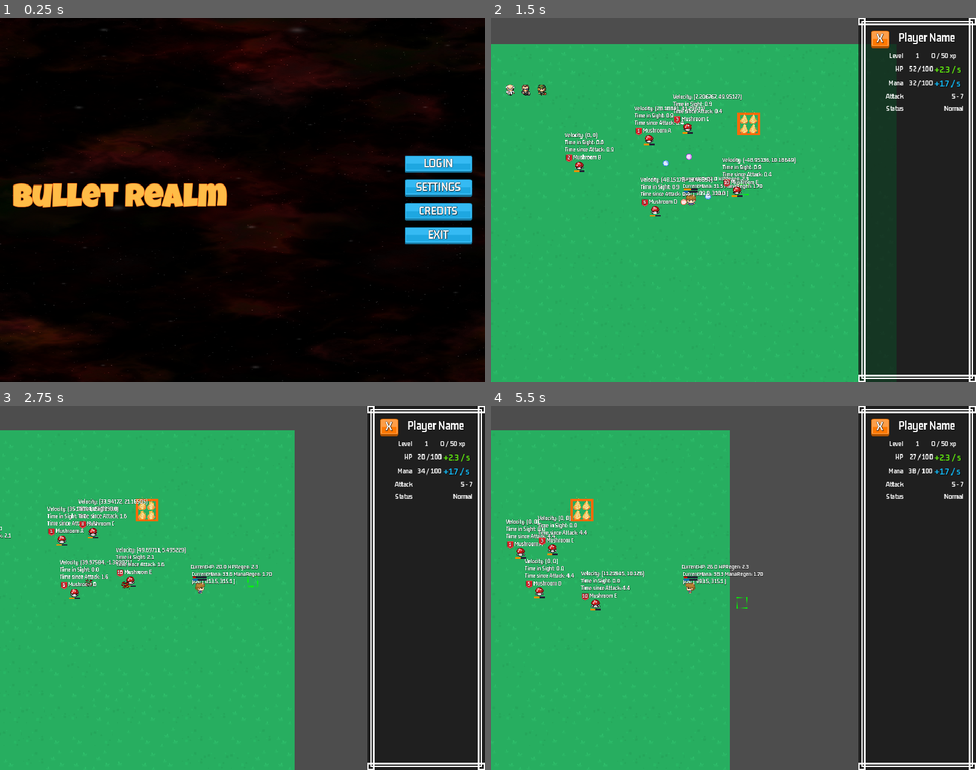
Above: before the commit, frames 1-4 (two rows, left to right).
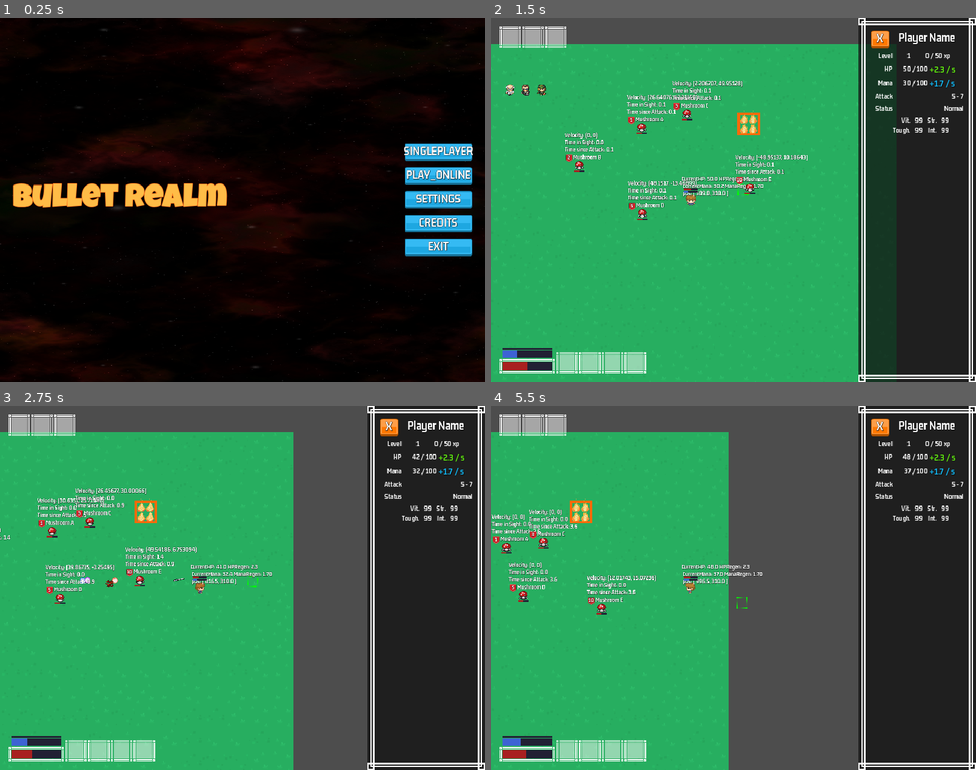
Above: after the commit, the same moments.

Repository: HelloImKevo/GodotGames
Game: Godot game, scene res://main_login/main_login.tscn
The game is run twice, just before and just after one commit, with the same random seed, the same clock (stepped at 60 frames per second) and the same inputs.
Inputs (mouse positions are in pixels of both pictures, inside the frame that each line leads up to):
- Up to frame 1 (0.25 s): no input
- Up to frame 2 (1.5 s): click (927, 163) at 0.5 s, where only the run before the commit has a clickable "LOGIN"; click (927, 152) at 1.25 s, where only the run after the commit has a clickable "SINGLEPLAYER"
- Up to frame 3 (2.75 s): move the mouse to (349, 569) at 2.02 s; hold D (move_right) from 2.03 s (still down); click (349, 569) at 2.17 s
- Up to frame 4 (5.5 s): move the mouse to (636, 606) at 2.77 s; release D (move_right) at 2.78 s; hold S (move_down) 2.78-3.53 s; move the mouse to (782, 507) at 3.52 s; hold D (move_right) 3.53-4.28 s; move the mouse to (709, 660) at 4.27 s; hold W (move_up) 4.28-5.03 s; click (709, 660) at 4.42 s; move the mouse to (879, 642) at 5.02 s; hold A (move_left) from 5.03 s (still down)

The runs differ from the first frame. In frame 1, 3.5% of the frame differs, in the area x 83-98%, y 34-66%; in frame 2, 5.9%; in frame 3, 6.3%, in the area x 0-97%, y 2-100%; in frame 4, 6.0%.

Commit message:
[Bullet] Build out skeleton Player GUI and update Resource Bars

Diff:
--- a/BulletRealm/core/attributes.gd
+++ b/BulletRealm/core/attributes.gd
@@ -100,6 +100,14 @@
 	return stat(LEVEL)
 
 
+func current_exp() -> int:
+	return stat(CURRENT_EXP)
+
+
+func exp_required_next_level() -> int:
+	return stat(EXP_REQUIRED_NEXT_LEVEL)
+
+
 ## Returns this unit's current HP snapped to the nearest whole number. Do not use this
 ## to apply "over time" effects!
 func current_hp() -> float:
--- a/BulletRealm/enemies/enemy.tscn
+++ b/BulletRealm/enemies/enemy.tscn
@@ -120,6 +120,8 @@
 offset_top = 14.0
 offset_right = 15.0
 offset_bottom = 18.0
+value = 100.0
+tint_progress = Color(0.698039, 0.133333, 0.133333, 1)
 
 [node name="Sound" type="AudioStreamPlayer2D" parent="."]
 stream = ExtResource("8_8yx6e")
--- /dev/null
+++ b/BulletRealm/gui/player_gui.gd
@@ -0,0 +1,20 @@
+class_name PlayerGUI
+extends CanvasLayer
+
+
+@onready var player_status_panel: PlayerStatusPanel = $PlayerStatusPanel
+
+@onready var health_bar = $MC/ResourceBars/MC/VB/HealthBar
+@onready var mana_bar = $MC/ResourceBars/MC/VB/ManaBar
+@onready var exp_bar = $MC/ResourceBars/MC/VB/ExpBar
+
+
+func get_status_panel() -> PlayerStatusPanel:
+	return player_status_panel
+
+
+func update_resources(health, mana, xp: int, xp_required_next_level: int) -> void:
+	health_bar.set_amount(health)
+	mana_bar.set_amount(mana)
+	exp_bar.max_value = xp_required_next_level
+	exp_bar.set_amount(xp)
--- /dev/null
+++ b/BulletRealm/gui/player_gui.tscn
@@ -0,0 +1,182 @@
+[gd_scene load_steps=6 format=3 uid="uid://dlpyen6x2ddq7"]
+
+[ext_resource type="PackedScene" uid="uid://c5rh3dnpx1bcx" path="res://gui/player_status_panel.tscn" id="1_2tfq3"]
+[ext_resource type="Script" path="res://gui/player_gui.gd" id="1_igdqm"]
+[ext_resource type="Theme" uid="uid://ct1s5ffx8uncc" path="res://gui/default_gui_theme.tres" id="2_jf6ei"]
+[ext_resource type="Texture2D" uid="uid://dnl626nw5ectp" path="res://assets/ui/panel-transparent-center-004.png" id="4_q5nqb"]
+[ext_resource type="PackedScene" uid="uid://8nk1ej5opphj" path="res://gui/resource_bar.tscn" id="5_axv3e"]
+
+[node name="PlayerGUI" type="CanvasLayer"]
+script = ExtResource("1_igdqm")
+
+[node name="PlayerStatusPanel" parent="." instance=ExtResource("1_2tfq3")]
+
+[node name="MC" type="MarginContainer" parent="."]
+anchors_preset = 15
+anchor_right = 1.0
+anchor_bottom = 1.0
+grow_horizontal = 2
+grow_vertical = 2
+theme = ExtResource("2_jf6ei")
+theme_override_constants/margin_left = 24
+theme_override_constants/margin_top = 24
+theme_override_constants/margin_right = 24
+theme_override_constants/margin_bottom = 24
+
+[node name="BuffIcons" type="HBoxContainer" parent="MC"]
+layout_mode = 2
+size_flags_horizontal = 0
+size_flags_vertical = 0
+
+[node name="Action5" type="NinePatchRect" parent="MC/BuffIcons"]
+custom_minimum_size = Vector2(60, 60)
+layout_mode = 2
+size_flags_horizontal = 0
+size_flags_vertical = 8
+texture = ExtResource("4_q5nqb")
+patch_margin_left = 8
+patch_margin_top = 8
+patch_margin_right = 8
+patch_margin_bottom = 8
+
+[node name="Action6" type="NinePatchRect" parent="MC/BuffIcons"]
+custom_minimum_size = Vector2(60, 60)
+layout_mode = 2
+size_flags_horizontal = 0
+size_flags_vertical = 8
+texture = ExtResource("4_q5nqb")
+patch_margin_left = 8
+patch_margin_top = 8
+patch_margin_right = 8
+patch_margin_bottom = 8
+
+[node name="Action7" type="NinePatchRect" parent="MC/BuffIcons"]
+custom_minimum_size = Vector2(60, 60)
+layout_mode = 2
+size_flags_horizontal = 0
+size_flags_vertical = 8
+texture = ExtResource("4_q5nqb")
+patch_margin_left = 8
+patch_margin_top = 8
+patch_margin_right = 8
+patch_margin_bottom = 8
+
+[node name="ResourceBarBackgrounds" type="VBoxContainer" parent="MC"]
+layout_mode = 2
+size_flags_horizontal = 0
+size_flags_vertical = 8
+theme_override_constants/separation = 0
+
+[node name="HealthBarBG" type="NinePatchRect" parent="MC/ResourceBarBackgrounds"]
+custom_minimum_size = Vector2(156, 40)
+layout_mode = 2
+size_flags_horizontal = 0
+size_flags_vertical = 8
+texture = ExtResource("4_q5nqb")
+patch_margin_left = 8
+patch_margin_top = 8
+patch_margin_right = 8
+patch_margin_bottom = 8
+
+[node name="ResourceBars" type="VBoxContainer" parent="MC"]
+layout_mode = 2
+size_flags_horizontal = 0
+size_flags_vertical = 8
+
+[node name="MC" type="MarginContainer" parent="MC/ResourceBars"]
+layout_mode = 2
+size_flags_horizontal = 0
+size_flags_vertical = 8
+theme_override_constants/margin_left = 8
+theme_override_constants/margin_top = 8
+theme_override_constants/margin_right = 8
+theme_override_constants/margin_bottom = 8
+
+[node name="VB" type="VBoxContainer" parent="MC/ResourceBars/MC"]
+layout_mode = 2
+theme_override_constants/separation = 0
+
+[node name="ExpBar" parent="MC/ResourceBars/MC/VB" instance=ExtResource("5_axv3e")]
+custom_minimum_size = Vector2(140, 6)
+layout_mode = 2
+size_flags_horizontal = 0
+size_flags_vertical = 8
+value = 100.0
+tint_progress = Color(1, 1, 0, 1)
+style = 2
+
+[node name="Spacer2" type="Control" parent="MC/ResourceBars/MC/VB"]
+custom_minimum_size = Vector2(2.08165e-12, 2)
+layout_mode = 2
+
+[node name="ManaBar" parent="MC/ResourceBars/MC/VB" instance=ExtResource("5_axv3e")]
+custom_minimum_size = Vector2(140, 20)
+layout_mode = 2
+size_flags_horizontal = 0
+size_flags_vertical = 8
+value = 100.0
+tint_progress = Color(0.254902, 0.411765, 0.882353, 1)
+style = 1
+
+[node name="Spacer" type="Control" parent="MC/ResourceBars/MC/VB"]
+custom_minimum_size = Vector2(2.08165e-12, 12)
+layout_mode = 2
+
+[node name="HealthBar" parent="MC/ResourceBars/MC/VB" instance=ExtResource("5_axv3e")]
+custom_minimum_size = Vector2(140, 24)
+layout_mode = 2
+size_flags_horizontal = 0
+size_flags_vertical = 8
+value = 100.0
+tint_progress = Color(0.698039, 0.133333, 0.133333, 1)
+
+[node name="ActionsContainer" type="MarginContainer" parent="MC"]
+layout_mode = 2
+theme_override_constants/margin_left = 160
+
+[node name="HB" type="HBoxContainer" parent="MC/ActionsContainer"]
+layout_mode = 2
+
+[node name="Action1" type="NinePatchRect" parent="MC/ActionsContainer/HB"]
+custom_minimum_size = Vector2(60, 60)
+layout_mode = 2
+size_flags_horizontal = 0
+size_flags_vertical = 8
+texture = ExtResource("4_q5nqb")
+patch_margin_left = 8
+patch_margin_top = 8
+patch_margin_right = 8
+patch_margin_bottom = 8
+
+[node name="Action2" type="NinePatchRect" parent="MC/ActionsContainer/HB"]
+custom_minimum_size = Vector2(60, 60)
+layout_mode = 2
+size_flags_horizontal = 0
+size_flags_vertical = 8
+texture = ExtResource("4_q5nqb")
+patch_margin_left = 8
+patch_margin_top = 8
+patch_margin_right = 8
+patch_margin_bottom = 8
+
+[node name="Action3" type="NinePatchRect" parent="MC/ActionsContainer/HB"]
+custom_minimum_size = Vector2(60, 60)
+layout_mode = 2
+size_flags_horizontal = 0
+size_flags_vertical = 8
+texture = ExtResource("4_q5nqb")
+patch_margin_left = 8
+patch_margin_top = 8
+patch_margin_right = 8
+patch_margin_bottom = 8
+
+[node name="Action4" type="NinePatchRect" parent="MC/ActionsContainer/HB"]
+custom_minimum_size = Vector2(60, 60)
+layout_mode = 2
+size_flags_horizontal = 0
+size_flags_vertical = 8
+texture = ExtResource("4_q5nqb")
+patch_margin_left = 8
+patch_margin_top = 8
+patch_margin_right = 8
+patch_margin_bottom = 8
--- a/BulletRealm/gui/player_status_panel.tscn
+++ b/BulletRealm/gui/player_status_panel.tscn
@@ -104,7 +104,7 @@
 layout_mode = 2
 
 [node name="Label2" type="Label" parent="PanelContainer/MC/VBoxStack/HB"]
-custom_minimum_size = Vector2(90, 2.08165e-12)
+custom_minimum_size = Vector2(60, 2.08165e-12)
 layout_mode = 2
 text = "Level"
 horizontal_alignment = 2
@@ -129,7 +129,7 @@
 layout_mode = 2
 
 [node name="Label2" type="Label" parent="PanelContainer/MC/VBoxStack/HB2"]
-custom_minimum_size = Vector2(90, 2.08165e-12)
+custom_minimum_size = Vector2(60, 2.08165e-12)
 layout_mode = 2
 text = "HP"
 horizontal_alignment = 2
@@ -153,7 +153,7 @@
 layout_mode = 2
 
 [node name="Label2" type="Label" parent="PanelContainer/MC/VBoxStack/HB4"]
-custom_minimum_size = Vector2(90, 2.08165e-12)
+custom_minimum_size = Vector2(60, 2.08165e-12)
 layout_mode = 2
 text = "Mana"
 horizontal_alignment = 2
@@ -178,7 +178,7 @@
 layout_mode = 2
 
 [node name="Label2" type="Label" parent="PanelContainer/MC/VBoxStack/HB5"]
-custom_minimum_size = Vector2(90, 2.08165e-12)
+custom_minimum_size = Vector2(60, 2.08165e-12)
 layout_mode = 2
 text = "Attack"
 horizontal_alignment = 2
@@ -204,7 +204,7 @@
 layout_mode = 2
 
 [node name="Label2" type="Label" parent="PanelContainer/MC/VBoxStack/HB6"]
-custom_minimum_size = Vector2(90, 2.08165e-12)
+custom_minimum_size = Vector2(60, 2.08165e-12)
 layout_mode = 2
 text = "Status"
 horizontal_alignment = 2
@@ -217,6 +217,63 @@
 text = "BURNING"
 horizontal_alignment = 2
 
+[node name="GridContainer" type="GridContainer" parent="PanelContainer/MC/VBoxStack"]
+layout_mode = 2
+size_flags_horizontal = 4
+columns = 4
+
+[node name="Label3" type="Label" parent="PanelContainer/MC/VBoxStack/GridContainer"]
+custom_minimum_size = Vector2(80, 2.08165e-12)
+layout_mode = 2
+text = "Vit."
+horizontal_alignment = 2
+vertical_alignment = 1
+
+[node name="Label4" type="Label" parent="PanelContainer/MC/VBoxStack/GridContainer"]
+custom_minimum_size = Vector2(40, 2.08165e-12)
+layout_mode = 2
+text = "99"
+horizontal_alignment = 1
+vertical_alignment = 1
+
+[node name="Label5" type="Label" parent="PanelContainer/MC/VBoxStack/GridContainer"]
+layout_mode = 2
+text = "Str."
+horizontal_alignment = 2
+vertical_alignment = 1
+
+[node name="Label6" type="Label" parent="PanelContainer/MC/VBoxStack/GridContainer"]
+custom_minimum_size = Vector2(40, 2.08165e-12)
+layout_mode = 2
+text = "99"
+horizontal_alignment = 1
+vertical_alignment = 1
+
+[node name="Label7" type="Label" parent="PanelContainer/MC/VBoxStack/GridContainer"]
+layout_mode = 2
+text = "Tough."
+horizontal_alignment = 2
+vertical_alignment = 1
+
+[node name="Label8" type="Label" parent="PanelContainer/MC/VBoxStack/GridContainer"]
+custom_minimum_size = Vector2(40, 2.08165e-12)
+layout_mode = 2
+text = "99"
+horizontal_alignment = 1
+vertical_alignment = 1
+
+[node name="Label9" type="Label" parent="PanelContainer/MC/VBoxStack/GridContainer"]
+layout_mode = 2
+text = "Int."
+horizontal_alignment = 2
+vertical_alignment = 1
+
+[node name="Label10" type="Label" parent="PanelContainer/MC/VBoxStack/GridContainer"]
+custom_minimum_size = Vector2(40, 2.08165e-12)
+layout_mode = 2
+text = "99"
+horizontal_alignment = 1
+vertical_alignment = 1
+
 [node name="Spacer" type="Control" parent="PanelContainer/MC/VBoxStack"]
 layout_mode = 2
-size_flags_vertical = 3
--- a/BulletRealm/gui/resource_bar.gd
+++ b/BulletRealm/gui/resource_bar.gd
@@ -1,3 +1,4 @@
+@tool
 class_name ResourceBar
 extends TextureProgressBar
 ## ResourceBar : A health or mana bar that can be associated with a Player or an Enemy.
@@ -8,9 +9,13 @@
 ## and programmatically update that way. Then, the parent global_rotation could
 ## be fixed to 0.
 
+enum Style { HEALTH, MANA, EXPERIENCE }
+
 ## Signal fired when the resource bar is empty. If the Health is empty, this
 ## could mean that the unit is dead.
 signal empty
+
+@export var style: Style = Style.HEALTH
 
 ## Threshold when the resource bar will change to a warning color.
 @export var level_low: int = 30
@@ -18,7 +23,6 @@
 @export var level_med: int = 65
 ## Starting resource amount, like HP or Mana.
 @export var start_amount: int = 100
-@export var fixed_color: Color = Color.BLACK
 
 const COLOR_DANGER: Color = Color("#cc0000")
 const COLOR_MIDDLE: Color = Color("#ff9900")
@@ -28,15 +32,25 @@
 func _ready():
 	max_value = start_amount
 	value = start_amount
-	set_color()
+	_apply_style_color()
 
 
+func _apply_style_color() -> void:
+	match (style):
+		Style.HEALTH:
+			tint_progress = Color.FIREBRICK
+		Style.MANA:
+			tint_progress = Color.ROYAL_BLUE
+		Style.EXPERIENCE:
+			tint_progress = Color.YELLOW
+
+
+## Legacy functionality - no longer used.
 func set_color() -> void:
-	if fixed_color != Color.BLACK:
-		#print("color is not black")
-		tint_progress = fixed_color
-		return
-
+	#if fixed_color != Color.BLACK:
+		##print("color is not black")
+		#tint_progress = fixed_color
+		#return
 	if value < level_low:
 		tint_progress = COLOR_DANGER
 	elif value < level_med:
@@ -47,7 +61,6 @@
 
 func set_amount(amount) -> void:
 	value = snapped(amount, 1)
-	set_color()
 
 
 ## Updates the resource bar value, by a positive or negative amount.
@@ -55,7 +68,6 @@
 	value += v
 	if value <= 0:
 		empty.emit()
-	set_color()
 
 
 ## Reduces the resource bar by the specified amount (which should be positive).
--- a/BulletRealm/main_login/main_login.gd
+++ b/BulletRealm/main_login/main_login.gd
@@ -11,7 +11,7 @@
 	Settings.reset_to_configured_game_volume()
 
 
-func _on_btn_login_pressed():
+func _on_btn_singleplayer_pressed():
 	GameManager.load_test_level_scene()
 
 
--- a/BulletRealm/main_login/main_login.tscn
+++ b/BulletRealm/main_login/main_login.tscn
@@ -47,13 +47,13 @@
 size_flags_vertical = 4
 theme_override_constants/separation = 18
 
-[node name="BtnLogin" type="TextureButton" parent="CanvasLayer/MC/VB"]
+[node name="BtnSingleplayer" type="TextureButton" parent="CanvasLayer/MC/VB"]
 layout_mode = 2
 texture_normal = ExtResource("3_elcmw")
 texture_pressed = ExtResource("4_u5w2e")
 texture_hover = ExtResource("5_38c2x")
 
-[node name="Label" type="Label" parent="CanvasLayer/MC/VB/BtnLogin"]
+[node name="Label" type="Label" parent="CanvasLayer/MC/VB/BtnSingleplayer"]
 layout_mode = 1
 anchors_preset = 15
 anchor_right = 1.0
@@ -61,7 +61,26 @@
 offset_bottom = -6.0
 grow_horizontal = 2
 grow_vertical = 2
-text = "LOGIN"
+text = "SINGLEPLAYER"
+label_settings = ExtResource("6_njnbi")
+horizontal_alignment = 1
+vertical_alignment = 1
+
+[node name="BtnPlayOnline" type="TextureButton" parent="CanvasLayer/MC/VB"]
+layout_mode = 2
+texture_normal = ExtResource("3_elcmw")
+texture_pressed = ExtResource("4_u5w2e")
+texture_hover = ExtResource("5_38c2x")
+
+[node name="Label" type="Label" parent="CanvasLayer/MC/VB/BtnPlayOnline"]
+layout_mode = 1
+anchors_preset = 15
+anchor_right = 1.0
+anchor_bottom = 1.0
+offset_bottom = -6.0
+grow_horizontal = 2
+grow_vertical = 2
+text = "PLAY_ONLINE"
 label_settings = ExtResource("6_njnbi")
 horizontal_alignment = 1
 vertical_alignment = 1
@@ -131,7 +150,7 @@
 autoplay = true
 bus = &"Music"
 
-[connection signal="pressed" from="CanvasLayer/MC/VB/BtnLogin" to="." method="_on_btn_login_pressed"]
+[connection signal="pressed" from="CanvasLayer/MC/VB/BtnSingleplayer" to="." method="_on_btn_singleplayer_pressed"]
 [connection signal="pressed" from="CanvasLayer/MC/VB/BtnSettings" to="." method="_on_btn_settings_pressed"]
 [connection signal="pressed" from="CanvasLayer/MC/VB/BtnCredits" to="." method="_on_btn_credits_pressed"]
 [connection signal="pressed" from="CanvasLayer/MC/VB/BtnExit" to="." method="_on_btn_exit_pressed"]
--- a/BulletRealm/player/player.gd
+++ b/BulletRealm/player/player.gd
@@ -23,7 +23,7 @@
 @onready var health_bar = $HealthBar
 @onready var mana_bar = $ManaBar
 
-@onready var player_status_panel = $CanvasLayer/PlayerStatusPanel
+@onready var player_gui = $PlayerGUI
 
 @onready var inputs = $Inputs
 var last_bomb_time = BOMB_RATE
@@ -62,7 +62,7 @@
 	_update_status_effect_and_visuals()
 	_apply_regen(delta)
 	_update_resource_bars()
-	player_status_panel.update(attrs, status_effects)
+	player_gui.get_status_panel().update(attrs, status_effects)
 
 
 func _update_delta_tracking(delta) -> void:
@@ -93,6 +93,8 @@
 
 
 func _update_resource_bars() -> void:
+	player_gui.update_resources(attrs.current_hp(), attrs.current_mana(),
+			attrs.current_exp(), attrs.exp_required_next_level())
 	health_bar.set_amount(attrs.current_hp())
 	mana_bar.set_amount(attrs.current_mana())
 
--- a/BulletRealm/player/player.tscn
+++ b/BulletRealm/player/player.tscn
@@ -8,7 +8,7 @@
 [ext_resource type="PackedScene" uid="uid://mfmsre4vrt1g" path="res://core/attributes.tscn" id="4_77i1n"]
 [ext_resource type="PackedScene" uid="uid://8nk1ej5opphj" path="res://gui/resource_bar.tscn" id="4_r5k84"]
 [ext_resource type="PackedScene" uid="uid://bdu3dhtr832pt" path="res://core/status_effects.tscn" id="6_41mf1"]
-[ext_resource type="PackedScene" uid="uid://c5rh3dnpx1bcx" path="res://gui/player_status_panel.tscn" id="9_oojxk"]
+[ext_resource type="PackedScene" uid="uid://dlpyen6x2ddq7" path="res://gui/player_gui.tscn" id="9_5xmt8"]
 
 [sub_resource type="CircleShape2D" id="CircleShape2D_8tiva"]
 radius = 14.0
@@ -183,13 +183,17 @@
 offset_top = -33.0
 offset_right = 20.0
 offset_bottom = -28.0
+value = 100.0
+tint_progress = Color(0.698039, 0.133333, 0.133333, 1)
 
 [node name="ManaBar" parent="." instance=ExtResource("4_r5k84")]
 offset_left = -20.0
 offset_top = -26.0
 offset_right = 20.0
 offset_bottom = -21.0
-fixed_color = Color(0.0313726, 0.415686, 0.74902, 1)
+value = 100.0
+tint_progress = Color(0.254902, 0.411765, 0.882353, 1)
+style = 1
 
 [node name="Attributes" parent="." instance=ExtResource("4_77i1n")]
 
@@ -203,9 +207,7 @@
 
 [node name="InputsSync" type="MultiplayerSynchronizer" parent="Inputs"]
 
-[node name="CanvasLayer" type="CanvasLayer" parent="."]
-
-[node name="PlayerStatusPanel" parent="CanvasLayer" instance=ExtResource("9_oojxk")]
+[node name="PlayerGUI" parent="." instance=ExtResource("9_5xmt8")]
 
 [connection signal="area_entered" from="Hitbox" to="." method="_on_hitbox_area_entered"]
 [connection signal="area_exited" from="Hitbox" to="." method="_on_hitbox_area_exited"]
Binary file added: BulletRealm/assets/ui/panel-transparent-center-003.png
Not shown, added: BulletRealm/assets/ui/panel-transparent-center-003.png.import
Binary file added: BulletRealm/assets/ui/panel-transparent-center-004.png
Not shown, added: BulletRealm/assets/ui/panel-transparent-center-004.png.import
